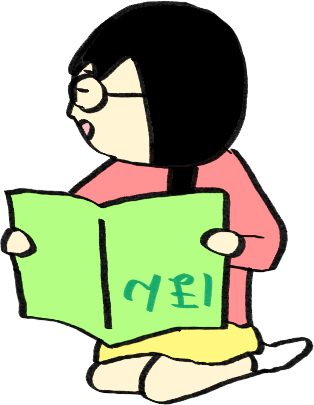
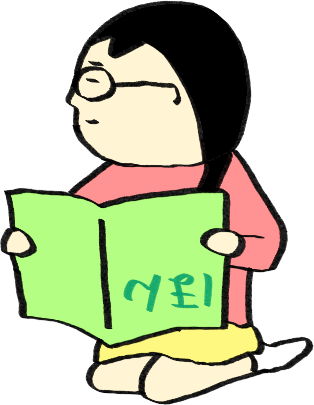
Comparing the layer stacks of the two 314×405 images. Changes:
painted on "レイヤー 1" over [65, 0, 252, 196]
